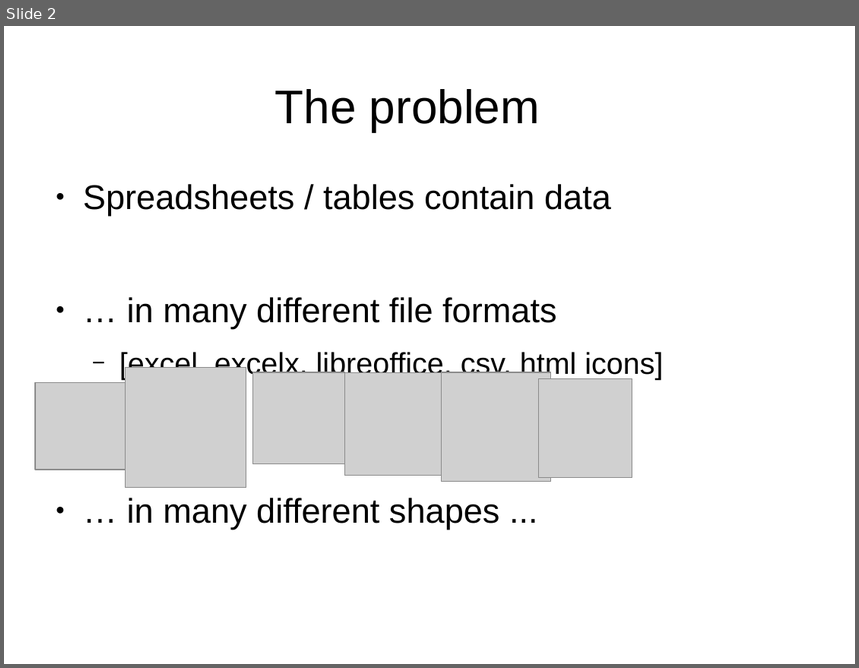
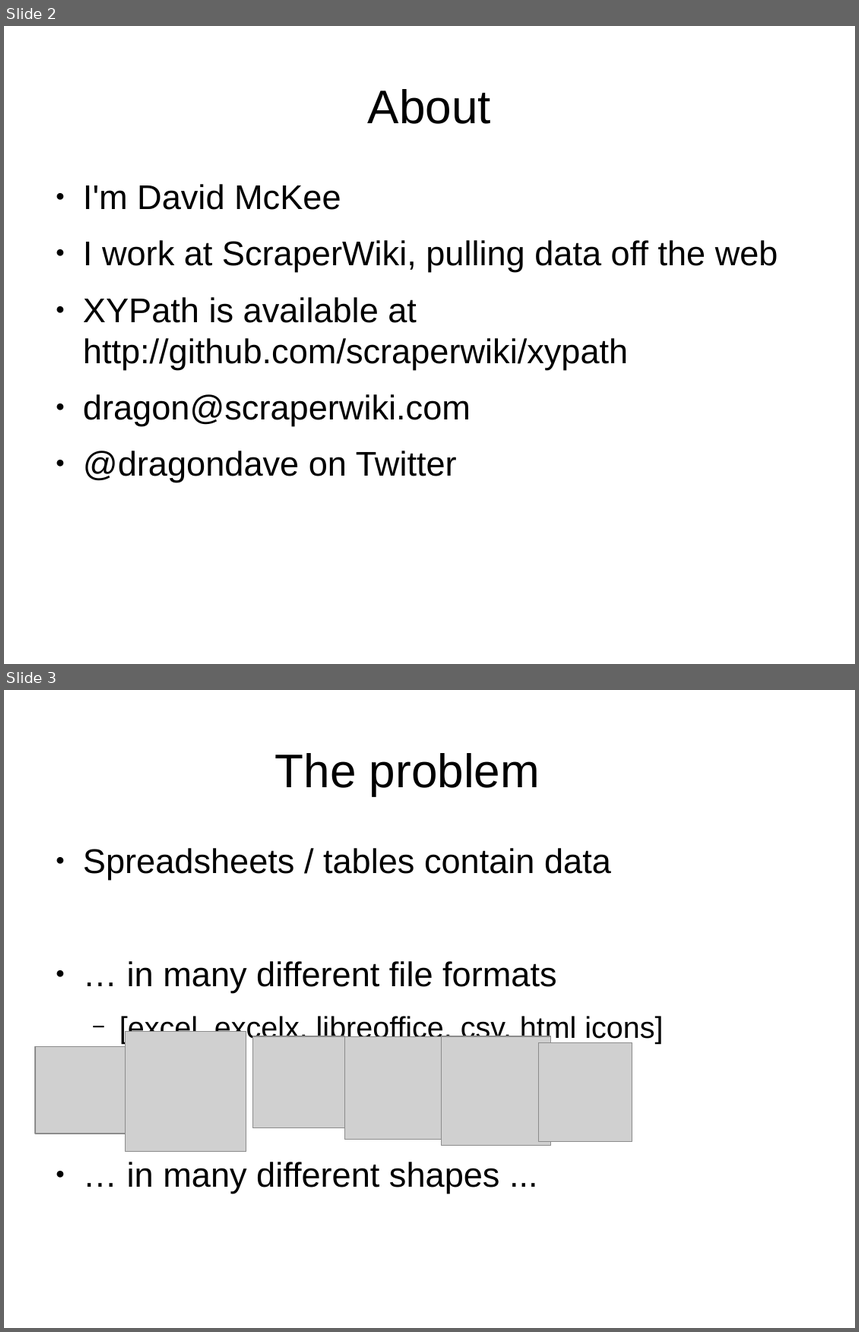
Before and after one commit to sensiblecodeio/xypath, a slide deck: presentation.odp. Shown one above the other, each under a label of ours: slide 2 before the commit, slides 2 and 3 after it. The pictures are 859x668 and 859x1332 pixels, drawn with LibreOffice and Linux fonts; fonts in the diff are those of the drawing; grey boxes stand for pictures. Boxes give left, top, right and bottom in pixels: in the first picture for what was removed or moved away, otherwise in the second. Text is boxed around its words. In the diff, an @@ line names an element or a change of style, - is before the commit and + after.

```diff
--- a/presentation.odp
+++ b/presentation.odp
@@ slide 2 added at (4,26,855,664), background #FFFFFF @@
@@ title added at (368,89,491,124), 44 pt, text #000000 @@
+About
@@ text added at (83,184,778,483), 32 pt, text #000000 @@
+● I'm David McKee
+● I work at ScraperWiki, pulling data off the web
+● XYPath is available at http://github.com/scraperwiki/xypath
+● dragon@scraperwiki.com
+● @dragondave on Twitter
@@ what was slide 2 is now slide 3 @@
```
Also in this commit, not shown: 2 slides changed, 8 other slides added, 4 slides removed.
